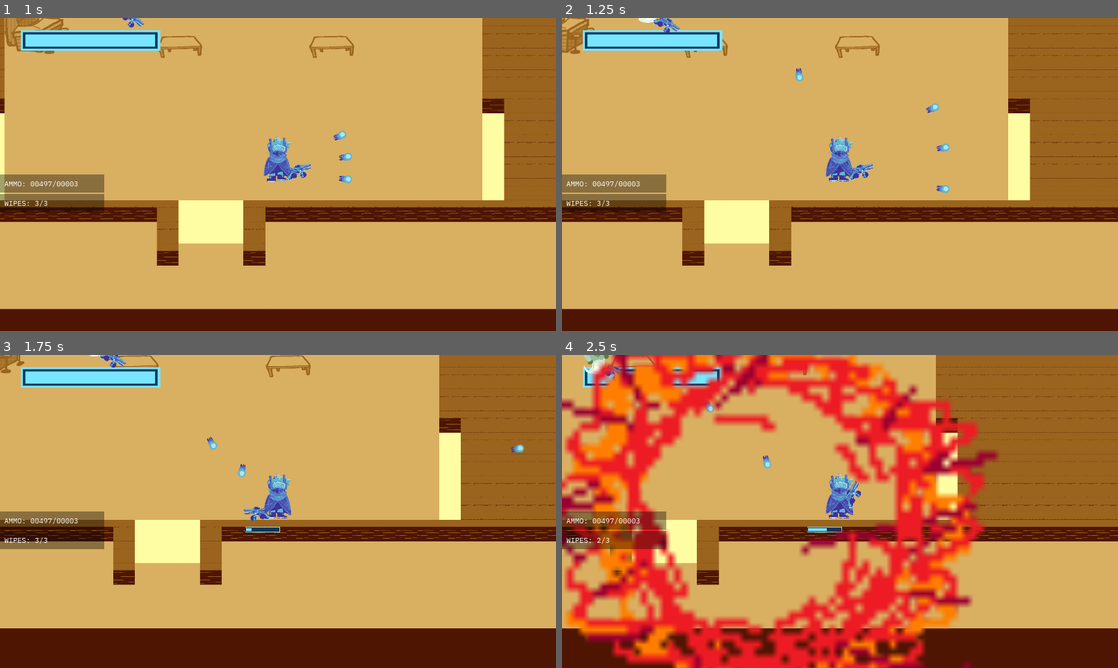
Above: before the commit, frames 1-4 (two rows, left to right).
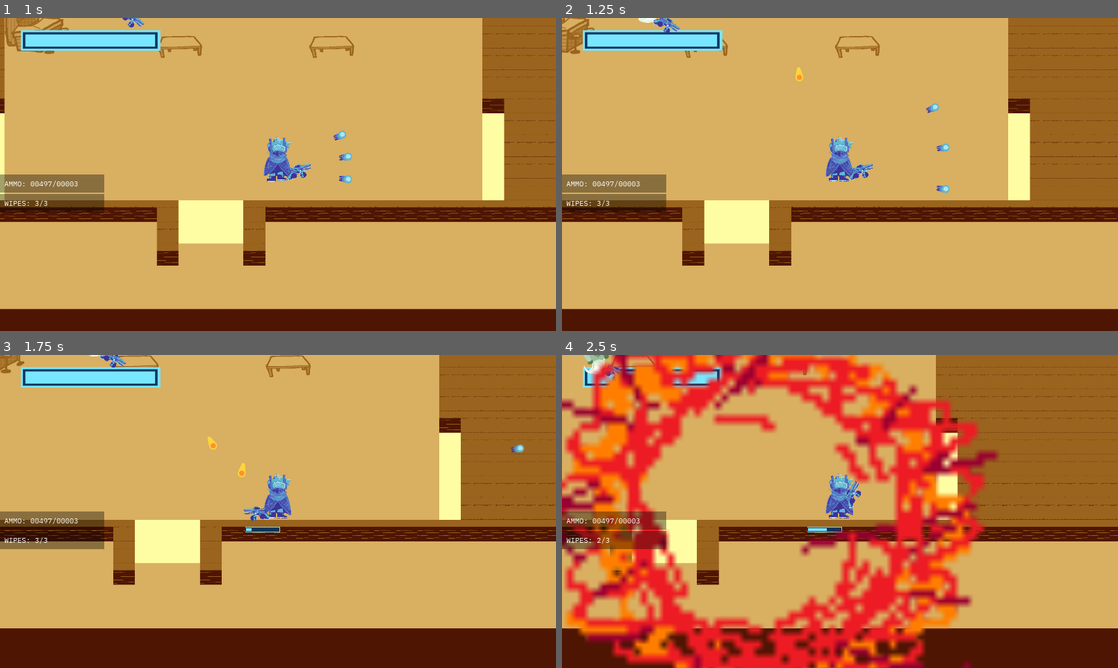
Above: after the commit, the same moments.

Repository: mid-at-coding/imgd-game
Game: Godot game, scene res://scenes/dungeon_saloon_game.tscn
Same seed, same stepped clock (60 frames per second), same inputs: the game is played once before the commit and once after it. This scene is started directly instead of the project's main scene. Sound files missing from this copy of the repository are replaced by a short silence.
Inputs (mouse positions are in pixels of both pictures, inside the frame that each line leads up to):
- Up to frame 1 (1 s): tap Enter (accept_pickup) at 0.5 s; move the mouse to (400, 158) at 0.52 s; hold D (move_right) from 0.53 s (still down); hold Enter (accept_pickup) from 0.53 s (still down); click (400, 158) at 0.67 s
- Up to frame 2 (1.25 s): keep holding D (move_right); keep holding Enter (accept_pickup)
- Up to frame 3 (1.75 s): move the mouse to (166, 527) at 1.27 s; release D (move_right) at 1.28 s; release Enter (accept_pickup) at 1.28 s; hold S (move_down) from 1.28 s (still down); tap Shift (dash) at 1.35 s
- Up to frame 4 (2.5 s): move the mouse to (895, 442) at 2.02 s; release S (move_down) at 2.03 s; hold D (move_right) from 2.03 s (still down); hold Space (use_wipe) from 2.03 s (still down)

Frame 1 is identical in both runs. In frame 2, less than 0.1% of the frame differs, in the area x 42-44%, y 15-21%; in frame 3, 0.1%, in the area x 37-45%, y 26-40%; in frame 4, less than 0.1%.

Commit message:
feat: made mobs shoot different bullets

Diff:
--- a/game/scenes/mob.tscn
+++ b/game/scenes/mob.tscn
@@ -3,9 +3,7 @@
 [ext_resource type="Script" uid="uid://bdw2ybx4tgaa" path="res://scripts/creature.gd" id="1_bsing"]
 [ext_resource type="Script" uid="uid://d1746gglsvtso" path="res://scripts/creature_data.gd" id="2_71rcx"]
 [ext_resource type="PackedScene" uid="uid://ogik4s70pgwl" path="res://scenes/slime.tscn" id="2_d4cuo"]
-[ext_resource type="PackedScene" uid="uid://xp88v303vdqs" path="res://scenes/parameter_gun.tscn" id="3_71rcx"]
-[ext_resource type="Script" uid="uid://bx7gx2juhxy5s" path="res://scripts/bullet_data.gd" id="5_h8ps3"]
-[ext_resource type="Script" uid="uid://2hlvq8ucffqs" path="res://scripts/gun_data.gd" id="5_xsfyf"]
+[ext_resource type="PackedScene" uid="uid://g7ur3wyb104j" path="res://scenes/mob_parameter_gun.tscn" id="4_71rcx"]
 
 [sub_resource type="Resource" id="Resource_og0x0"]
 script = ExtResource("2_71rcx")
@@ -16,18 +14,6 @@
 
 [sub_resource type="CircleShape2D" id="CircleShape2D_ypitm"]
 radius = 67.0
-
-[sub_resource type="Resource" id="Resource_ebxvl"]
-script = ExtResource("5_h8ps3")
-owner = 1
-metadata/_custom_type_script = "uid://bx7gx2juhxy5s"
-
-[sub_resource type="Resource" id="Resource_71rcx"]
-script = ExtResource("5_xsfyf")
-fire_rate = 1
-bullets = 1
-bullet = SubResource("Resource_ebxvl")
-metadata/_custom_type_script = "uid://2hlvq8ucffqs"
 
 [node name="Mob" type="CharacterBody2D" unique_id=1706582842 node_paths=PackedStringArray("sprite", "gun") groups=["enemies"]]
 collision_layer = 2
@@ -45,7 +31,4 @@
 shape = SubResource("CircleShape2D_ypitm")
 debug_color = Color(0.701961, 0.282353, 0.352941, 0.419608)
 
-[node name="ParameterGun" parent="." unique_id=941152522 instance=ExtResource("3_71rcx")]
-gun_data = SubResource("Resource_71rcx")
-target = 1
-ammo = 500
+[node name="ParameterGun" parent="." unique_id=941152522 instance=ExtResource("4_71rcx")]
--- /dev/null
+++ b/game/scenes/mob_bullet_2d.tscn
@@ -0,0 +1,22 @@
+[gd_scene format=3 uid="uid://kc82j385l7yt"]
+
+[ext_resource type="Script" uid="uid://coarsyh1eafkp" path="res://scripts/bullet_2d.gd" id="1_oaoyc"]
+[ext_resource type="Texture2D" uid="uid://dfh343sbatskn" path="res://assets/art/defaultProjectile.png" id="2_oaoyc"]
+
+[sub_resource type="CircleShape2D" id="CircleShape2D_naqkr"]
+radius = 15.0333
+
+[node name="Bullet2D" type="Area2D" unique_id=336674534]
+top_level = true
+collision_layer = 0
+collision_mask = 3
+script = ExtResource("1_oaoyc")
+
+[node name="Sprite" type="Sprite2D" parent="." unique_id=781331271]
+position = Vector2(-11, -1)
+texture = ExtResource("2_oaoyc")
+
+[node name="CollisionShape2D" type="CollisionShape2D" parent="." unique_id=1998346021]
+shape = SubResource("CircleShape2D_naqkr")
+
+[connection signal="body_entered" from="." to="." method="_on_body_entered"]
--- /dev/null
+++ b/game/scenes/mob_parameter_gun.tscn
@@ -0,0 +1,55 @@
+[gd_scene format=3 uid="uid://g7ur3wyb104j"]
+
+[ext_resource type="Script" uid="uid://btdq8wcw1hh3j" path="res://scripts/parameter_gun.gd" id="1_a7ysi"]
+[ext_resource type="Script" uid="uid://bx7gx2juhxy5s" path="res://scripts/bullet_data.gd" id="2_7fqnw"]
+[ext_resource type="PackedScene" uid="uid://kc82j385l7yt" path="res://scenes/mob_bullet_2d.tscn" id="3_a7ysi"]
+[ext_resource type="Script" uid="uid://2hlvq8ucffqs" path="res://scripts/gun_data.gd" id="4_tq7x4"]
+[ext_resource type="Texture2D" uid="uid://dh4e8a88hggih" path="res://assets/art/weaponBasic.png" id="5_nex3m"]
+
+[sub_resource type="Resource" id="Resource_pd84s"]
+script = ExtResource("2_7fqnw")
+owner = 1
+metadata/_custom_type_script = "uid://bx7gx2juhxy5s"
+
+[sub_resource type="Resource" id="Resource_gfqvb"]
+script = ExtResource("4_tq7x4")
+fire_rate = 1
+bullets = 1
+bullet = SubResource("Resource_pd84s")
+bullet_scene = ExtResource("3_a7ysi")
+metadata/_custom_type_script = "uid://2hlvq8ucffqs"
+
+[sub_resource type="CircleShape2D" id="CircleShape2D_nthgb"]
+radius = 987.0
+
+[node name="ParameterGun" type="Area2D" unique_id=941152522]
+collision_layer = 0
+collision_mask = 2
+monitorable = false
+script = ExtResource("1_a7ysi")
+gun_data = SubResource("Resource_gfqvb")
+target = 1
+
+[node name="CollisionShape2D" type="CollisionShape2D" parent="." unique_id=610048026]
+shape = SubResource("CircleShape2D_nthgb")
+
+[node name="WeaponPivot" type="Marker2D" parent="." unique_id=1495600283]
+position = Vector2(62, 0)
+gizmo_extents = 47.7
+
+[node name="WeaponBasic" type="Sprite2D" parent="WeaponPivot" unique_id=1656868825]
+position = Vector2(14, 1)
+texture = ExtResource("5_nex3m")
+flip_h = true
+
+[node name="ShootingPoint" type="Marker2D" parent="WeaponPivot/WeaponBasic" unique_id=1993003497]
+unique_name_in_owner = true
+show_behind_parent = true
+position = Vector2(21, -12)
+gizmo_extents = 30.6
+
+[node name="Timer" type="Timer" parent="." unique_id=633816227]
+wait_time = 0.096
+one_shot = true
+
+[connection signal="timeout" from="Timer" to="." method="_on_timer_timeout"]
--- a/game/scripts/bullet_data.gd
+++ b/game/scripts/bullet_data.gd
@@ -3,7 +3,7 @@
 ## How fast the bullet moves, in u/s
 @export var speed : int = 1000
 ## How far the bullet can move from its birthplace before dying
-@export var maxRange : int = 1200
+static var maxRange : int = 2000
 ## How much damage the bullet deals when it hits
 @export var damage : int = 1
 # TODO: this class should probably be standalone
